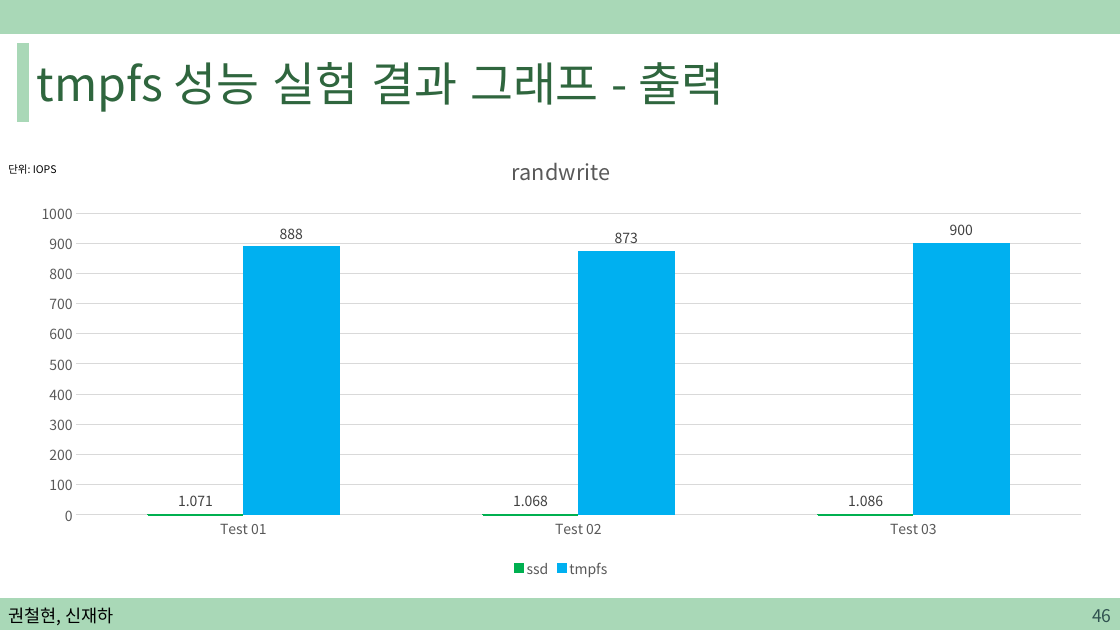
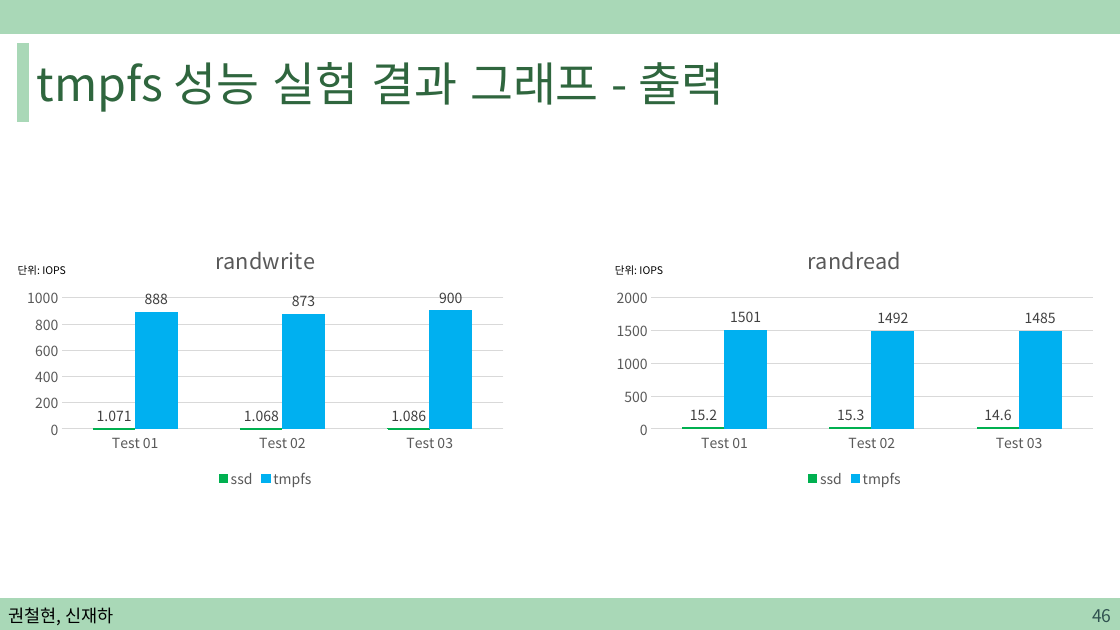
Before and after one commit to sjh4287/capston, a slide deck: slide 46 of 2022.02.18/권철현,신재하.pptx. Drawn at 1120x630 pixels with LibreOffice and Linux fonts; fonts in the diff are those of the drawing. Boxes give left, top, right and bottom in pixels: in the first picture for what was removed or moved away, otherwise in the second. Text is boxed around its words. In the diff, an @@ line names an element or a change of style, - is before the commit and + after.

Commit message:
PPT

```diff
--- a/2022.02.18/권철현,신재하.pptx
+++ b/2022.02.18/권철현,신재하.pptx
@@ column chart: place and size @@
-column chart at (20,135,1103,581)
+column chart at (18,228,514,492)
@@ column chart added at (607,228,1103,492) @@
+title "randread "
+categories: Test 01, Test 02, Test 03
+ssd: 15.2, 15.3, 14.6
+tmpfs: 1501, 1492, 1485
@@ text "단위: IOPS": place and size @@
-text "단위: IOPS" at (8,164,57,174)
+text "단위: IOPS" at (18,265,66,275)
@@ text added at (615,265,663,275), 9 pt, text #000000 @@
+단위: IOPS
```
Also in this commit, not shown: 2 other slides changed, 17 slides added, 1 slide removed.
